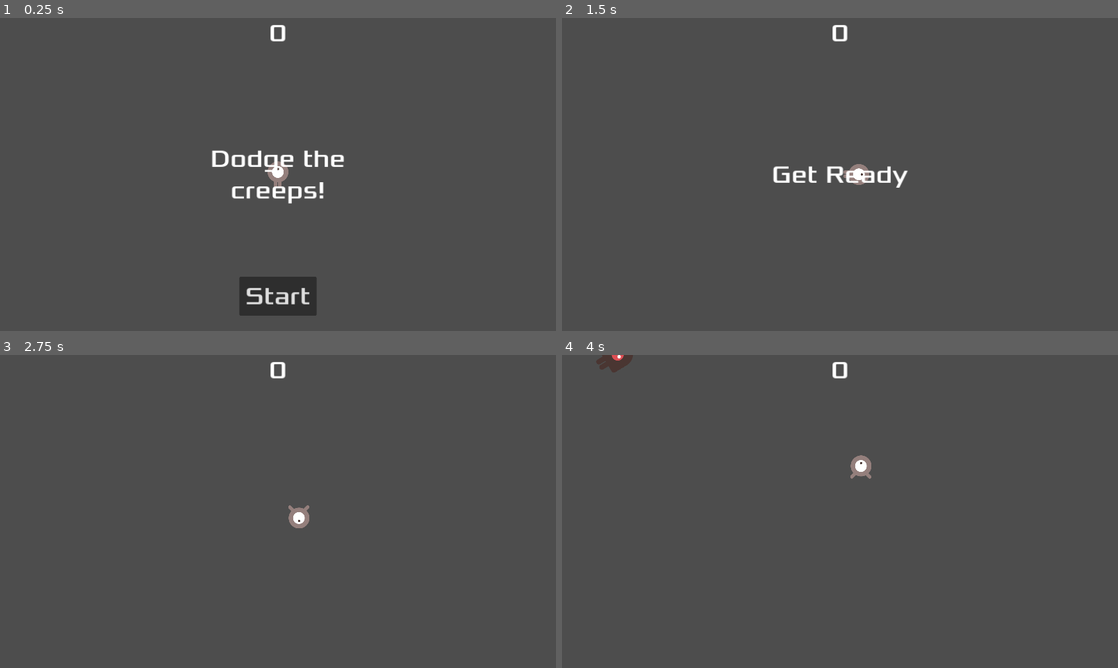
Above: before the commit, frames 1-4 (two rows, left to right).
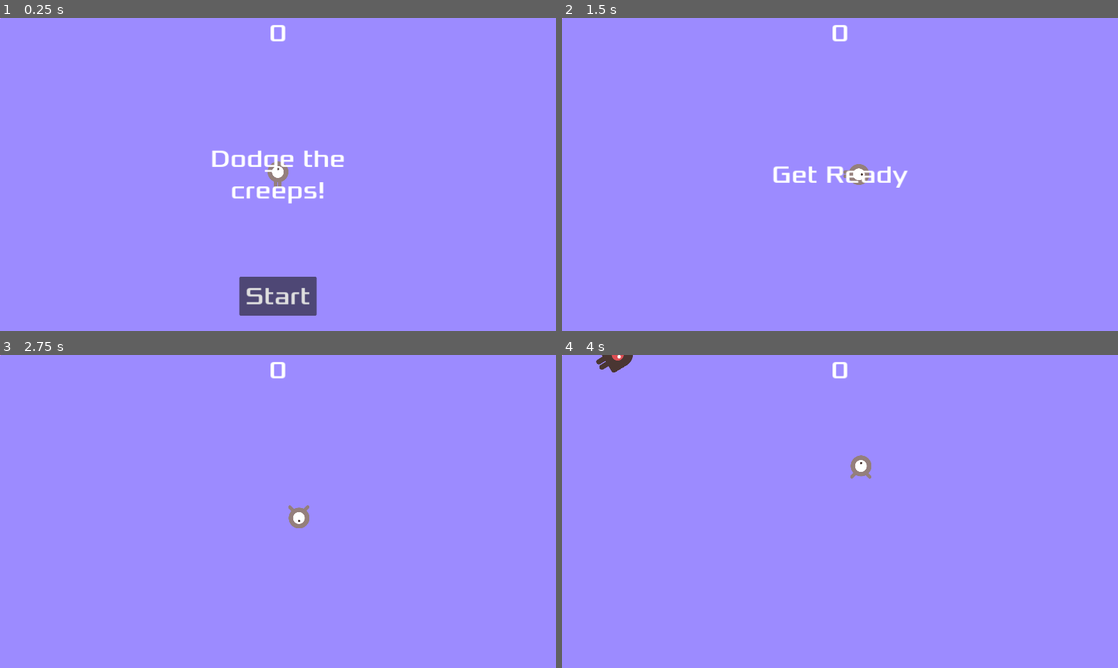
Above: after the commit, the same moments.

Repository: eli0lson/StarterGame
Game: Godot game, scene res://mainScene/main.tscn
The game is run twice, just before and just after one commit, with the same random seed, the same clock (stepped at 60 frames per second) and the same inputs.
Inputs:
- Up to frame 1 (0.25 s): no input
- Up to frame 2 (1.5 s): click "Start" at 0.5 s; tap Enter at 1.25 s; hold D (move_right) from 1.28 s (still down)
- Up to frame 3 (2.75 s): tap Space at 2 s; release D (move_right) at 2.03 s; hold S (move_down) from 2.03 s (still down)
- Up to frame 4 (4 s): release S (move_down) at 2.78 s; hold D (move_right) 2.78-3.53 s; hold W (move_up) from 3.53 s (still down)

The runs differ from the first frame. In frame 1, 99% of the frame differs, in the area x 0-100%, y 0-100%; in frame 2, 99%; in frame 3, 100%; in frame 4, 99%.

Commit message:
Add some sounds and change stats

Diff:
--- a/hud/hud.tscn
+++ b/hud/hud.tscn
@@ -1,7 +1,13 @@
-[gd_scene load_steps=3 format=3 uid="uid://i4tgixgnogga"]
+[gd_scene load_steps=5 format=3 uid="uid://i4tgixgnogga"]
 
 [ext_resource type="Script" path="res://hud/hud.gd" id="1_hdtuy"]
 [ext_resource type="FontFile" uid="uid://brjq3qgrql673" path="res://fonts/Xolonium-Regular.ttf" id="2_6bl0d"]
+
+[sub_resource type="InputEventAction" id="InputEventAction_ke15g"]
+action = &"start_game"
+
+[sub_resource type="Shortcut" id="Shortcut_2alhe"]
+events = [SubResource("InputEventAction_ke15g")]
 
 [node name="HUD" type="CanvasLayer"]
 script = ExtResource("1_hdtuy")
@@ -55,6 +61,7 @@
 size_flags_vertical = 8
 theme_override_fonts/font = ExtResource("2_6bl0d")
 theme_override_font_sizes/font_size = 64
+shortcut = SubResource("Shortcut_2alhe")
 text = "Start"
 
 [node name="MessageTimer" type="Timer" parent="."]
--- a/mainScene/main.gd
+++ b/mainScene/main.gd
@@ -3,7 +3,7 @@
 var screen_size
 @export var mob_scene: PackedScene
 @export var projectile2_scene: PackedScene
-@export var item_scene: PackedScene
+@export var pickup_scene: PackedScene
 var score
 
 var can_shoot = true
@@ -57,6 +57,13 @@
 	$MobTimer.stop()
 	$HUD.show_game_over()
 	$Mob.game_over()
+	$PickupTimer.stop()
+
+	$DeathSound.play()
+
+	get_tree().call_group("mobs", "queue_free")
+	get_tree().call_group("pickups", "queue_free")
+
 	game_is_over = true
 
 func new_game():
@@ -103,7 +110,7 @@
 	#$ScoreTimer.start()
 	$MobTimer.start()
 	game_is_over = false
-	$ItemTimer.start()
+	$PickupTimer.start()
 
 func _on_shot_timer_timeout():
 	if "fire_rate" in Stats.stats:
@@ -113,5 +120,6 @@
 
 
 func _on_item_timer_timeout() -> void:
-	var item = item_scene.instantiate()
-	add_child(item)
+	print('wtf')
+	var pickup = pickup_scene.instantiate()
+	add_child(pickup)
--- a/mainScene/main.tscn
+++ b/mainScene/main.tscn
@@ -1,12 +1,13 @@
-[gd_scene load_steps=10 format=3 uid="uid://00ago5m33nym"]
+[gd_scene load_steps=11 format=3 uid="uid://00ago5m33nym"]
 
 [ext_resource type="Script" path="res://mainScene/main.gd" id="1_g404o"]
 [ext_resource type="PackedScene" uid="uid://bv3smscm5bpsa" path="res://mob/mob.tscn" id="2_dlbg0"]
-[ext_resource type="PackedScene" uid="uid://5qwkybn13p74" path="res://projectile_2.tscn" id="3_bux4m"]
+[ext_resource type="PackedScene" uid="uid://5qwkybn13p74" path="res://projectile/projectile_2.tscn" id="3_bux4m"]
 [ext_resource type="PackedScene" uid="uid://i4tgixgnogga" path="res://hud/hud.tscn" id="4_k2am7"]
-[ext_resource type="PackedScene" uid="uid://dam5fp7qa7qjs" path="res://pickup.tscn" id="4_pv7v5"]
+[ext_resource type="PackedScene" uid="uid://dam5fp7qa7qjs" path="res://pickups/pickup.tscn" id="4_pv7v5"]
 [ext_resource type="PackedScene" uid="uid://beagqcu70fdyw" path="res://newPlayer/character_body_2d.tscn" id="5_j2m48"]
 [ext_resource type="PackedScene" uid="uid://ckcbv6nyn23cj" path="res://mainScene/static_body_2d.tscn" id="5_ywqbw"]
+[ext_resource type="AudioStream" uid="uid://bks2eoe3u84c3" path="res://art/gameover.wav" id="8_gggmv"]
 
 [sub_resource type="Curve2D" id="Curve2D_k06y5"]
 _data = {
@@ -20,7 +21,15 @@
 script = ExtResource("1_g404o")
 mob_scene = ExtResource("2_dlbg0")
 projectile2_scene = ExtResource("3_bux4m")
-item_scene = ExtResource("4_pv7v5")
+pickup_scene = ExtResource("4_pv7v5")
+
+[node name="ColorRect" type="ColorRect" parent="."]
+anchors_preset = 15
+anchor_right = 1.0
+anchor_bottom = 1.0
+grow_horizontal = 2
+grow_vertical = 2
+color = Color(0.612777, 0.544698, 1, 1)
 
 [node name="MobTimer" type="Timer" parent="."]
 wait_time = 0.5
@@ -60,8 +69,11 @@
 [node name="ShotTimer" type="Timer" parent="."]
 wait_time = 0.33
 
-[node name="ItemTimer" type="Timer" parent="."]
+[node name="PickupTimer" type="Timer" parent="."]
 wait_time = 5.0
+
+[node name="DeathSound" type="AudioStreamPlayer2D" parent="."]
+stream = ExtResource("8_gggmv")
 
 [connection signal="timeout" from="MobTimer" to="." method="_on_mob_timer_timeout"]
 [connection signal="timeout" from="ScoreTimer" to="." method="_on_score_timer_timeout"]
@@ -69,4 +81,4 @@
 [connection signal="start_game" from="HUD" to="." method="new_game"]
 [connection signal="hit" from="PhysicsPlayer" to="." method="game_over"]
 [connection signal="timeout" from="ShotTimer" to="." method="_on_shot_timer_timeout"]
-[connection signal="timeout" from="ItemTimer" to="." method="_on_item_timer_timeout"]
+[connection signal="timeout" from="PickupTimer" to="." method="_on_item_timer_timeout"]
--- /dev/null
+++ b/miscSingletons/mob_death_sound.tscn
@@ -0,0 +1,7 @@
+[gd_scene load_steps=2 format=3 uid="uid://i6fscky8r85g"]
+
+[ext_resource type="AudioStream" uid="uid://bd57fmvow5j0y" path="res://art/squishyShot.mp3" id="1_4b0b5"]
+
+[node name="MobDeathSound" type="AudioStreamPlayer"]
+stream = ExtResource("1_4b0b5")
+max_polyphony = 5
--- /dev/null
+++ b/miscSingletons/score.gd
@@ -0,0 +1,15 @@
+extends Node
+
+@export var score = 0
+
+# Called when the node enters the scene tree for the first time.
+func _ready() -> void:
+	pass # Replace with function body.
+
+
+# Called every frame. 'delta' is the elapsed time since the previous frame.
+func _process(delta: float) -> void:
+	pass
+
+func set_score(new_score):
+	score = new_score
--- /dev/null
+++ b/miscSingletons/stats.gd
@@ -0,0 +1,17 @@
+extends Node
+
+
+@export var projectile_image = "up"
+@export var stats: Dictionary
+
+# Called when the node enters the scene tree for the first time.
+func _ready() -> void:
+	stats = {}
+
+# Called every frame. 'delta' is the elapsed time since the previous frame.
+func _process(delta: float) -> void:
+	pass
+
+func update_stat(modifier):
+	for key in modifier:
+		stats[key] = modifier[key]
--- a/mob/mob.gd
+++ b/mob/mob.gd
@@ -1,7 +1,15 @@
 extends RigidBody2D
 
 signal score
-var health = 10
+var health = 20
+
+const shot_sounds = [
+	"res://art/squishyShot.mp3",
+	"res://art/shot1.mp3",
+	"res://art/shot2.mp3",
+	"res://art/shot3.mp3",
+	"res://art/shot4.mp3"
+]
 
 # Called when the node enters the scene tree for the first time.
 func _ready() -> void:
@@ -20,10 +28,21 @@
 func game_over():
 	hide()
 
+func play_sound():
+	var sound = shot_sounds[randi_range(0, shot_sounds.size() - 1)]
+	MobDeathSound.stream = load(sound)
+	#print(MobDeathSound.playing)
+
+	MobDeathSound.play()
+
+
 
 func ouch(damage_amount):
+	play_sound()
 	print("hey")
 	health -= damage_amount
+
+
 	if health <= 0:
 		hide()
 		Score.set_score(Score.score + 1)
--- a/mob/mob.tscn
+++ b/mob/mob.tscn
@@ -48,7 +48,7 @@
 radius = 36.0
 height = 96.0
 
-[node name="Mob" type="RigidBody2D"]
+[node name="Mob" type="RigidBody2D" groups=["mobs"]]
 collision_layer = 13
 collision_mask = 0
 gravity_scale = 0.0
--- a/newPlayer/character_body_2d.gd
+++ b/newPlayer/character_body_2d.gd
@@ -89,6 +89,5 @@
 func ouch():
 	#pass
 	hide()
-	print("HIT")
 	hit.emit()
 	$CollisionShape2D.set_deferred("disabled", true)
--- /dev/null
+++ b/pickups/pickup.gd
@@ -0,0 +1,44 @@
+extends Area2D
+
+@export var id: int = 0
+var modifiers
+
+# Called when the node enters the scene tree for the first time.
+func _ready() -> void:
+	var file_as_text = FileAccess.get_file_as_string("res://modifiers.txt")
+	#print(file_as_text)
+	var json = JSON.new()
+	var parse_return = json.parse(file_as_text)
+	modifiers = json.data
+
+	id = randi_range(0, modifiers.size() - 1)
+	$Sprite2D.texture = load(modifiers[id]["sprite_path"])
+
+	var vp = get_viewport().size
+	position = Vector2(randf_range(20, vp.x - 20), randf_range(20, vp.y - 20))
+
+	show()
+# Called every frame. 'delta' is the elapsed time since the previous frame.
+func _process(delta: float) -> void:
+	pass
+
+func _on_area_entered(area: Area2D) -> void:
+	hide()
+	queue_free()
+	$CollisionShape2D.set_deferred("disabled", true)
+	Stats.update_stat(id)
+#
+#func set_sprite(path) -> void:
+	#$Sprite2D.texture = load(path)
+
+
+func _on_body_entered(body: Node2D) -> void:
+	hide()
+	queue_free()
+	$CollisionShape2D.set_deferred("disabled", true)
+
+	print(modifiers, modifiers[id])
+	if modifiers != null && modifiers[id] != null:
+		var modifier = modifiers[id]["modifier"]
+
+		Stats.update_stat(modifier)
--- /dev/null
+++ b/pickups/pickup.tscn
@@ -0,0 +1,27 @@
+[gd_scene load_steps=4 format=3 uid="uid://dam5fp7qa7qjs"]
+
+[ext_resource type="Script" path="res://pickups/pickup.gd" id="1_hobxu"]
+[ext_resource type="Texture2D" uid="uid://f8j5j8tiq2to" path="res://art/projectile.png" id="2_7trlx"]
+
+[sub_resource type="CapsuleShape2D" id="CapsuleShape2D_dbsj5"]
+radius = 24.0
+height = 48.0
+
+[node name="Pickup" type="Area2D" groups=["pickups"]]
+light_mask = 8
+visibility_layer = 8
+collision_layer = 16
+collision_mask = 16
+script = ExtResource("1_hobxu")
+
+[node name="Sprite2D" type="Sprite2D" parent="."]
+light_mask = 2
+visibility_layer = 2
+scale = Vector2(0.3, 0.3)
+texture = ExtResource("2_7trlx")
+
+[node name="CollisionShape2D" type="CollisionShape2D" parent="."]
+shape = SubResource("CapsuleShape2D_dbsj5")
+
+[connection signal="area_entered" from="." to="." method="_on_area_entered"]
+[connection signal="body_entered" from="." to="." method="_on_body_entered"]
--- a/project.godot
+++ b/project.godot
@@ -17,8 +17,9 @@
 
 [autoload]
 
-Score="*res://score.gd"
-Stats="*res://stats.gd"
+Score="*res://miscSingletons/score.gd"
+Stats="*res://miscSingletons/stats.gd"
+MobDeathSound="*res://miscSingletons/mob_death_sound.tscn"
 
 [display]
 
@@ -68,3 +69,8 @@
 "events": [Object(InputEventKey,"resource_local_to_scene":false,"resource_name":"","device":-1,"window_id":0,"alt_press …(195 unchanged characters)…
 ]
 }
+start_game={
+"deadzone": 0.5,
+"events": [Object(InputEventKey,"resource_local_to_scene":false,"resource_name":"","device":-1,"window_id":0,"alt_pressed":false,"shift_pressed":false,"ctrl_pressed":false,"meta_pressed":false,"pressed":false,"keycode":0,"physical_keycode":32,"key_label":0,"unicode":32,"location":0,"echo":false,"script":null)
+]
+}
--- /dev/null
+++ b/projectile/projectile_2.gd
@@ -0,0 +1,42 @@
+extends CharacterBody2D
+
+const SPEED = 500.0
+var DMG = 5
+
+var shot_vector = Vector2.ZERO
+
+func _ready():
+	if "projectile_image" in Stats.stats:
+		$AnimatedSprite2D.animation = Stats.stats["projectile_image"]
+	if "damage" in Stats.stats:
+		DMG = Stats.stats["damage"]
+	shot_vector = Vector2.ZERO
+
+func _physics_process(delta: float) -> void:
+	var collision = move_and_collide(shot_vector * delta)
+	if collision:
+		collision.get_collider().ouch(DMG)
+		despawn()
+
+
+func fire(input, character_velocity, delta):
+	show()
+	$AnimatedSprite2D.play()
+
+	if input + character_velocity != Vector2.ZERO:
+		input += (character_velocity.normalized() * .2)
+
+	shot_vector = velocity.move_toward(input * SPEED, delta * 100000)
+	#velocity = velocity.move_toward(shot_vector, delta)
+	#move_and_slide()
+
+func _on_visible_on_screen_enabler_2d_screen_exited() -> void:
+	despawn()
+
+func despawn():
+	$AnimatedSprite2D.stop()
+	hide()
+	queue_free()
+
+func set_sprite(path):
+	$AnimatedSprite2D.animation = path
--- /dev/null
+++ b/projectile/projectile_2.tscn
@@ -0,0 +1,25 @@
+[gd_scene load_steps=4 format=3 uid="uid://5qwkybn13p74"]
+
+[ext_resource type="Script" path="res://projectile/projectile_2.gd" id="1_jpfub"]
+[ext_resource type="SpriteFrames" uid="uid://ch677oofismxv" path="res://oldPlayer/player.tres" id="2_q3u5u"]
+
+[sub_resource type="CircleShape2D" id="CircleShape2D_klkfh"]
+
+[node name="Projectile2" type="CharacterBody2D"]
+collision_layer = 8
+collision_priority = 2.0
+motion_mode = 1
+script = ExtResource("1_jpfub")
+metadata/_edit_group_ = true
+
+[node name="CollisionShape2D" type="CollisionShape2D" parent="."]
+shape = SubResource("CircleShape2D_klkfh")
+
+[node name="AnimatedSprite2D" type="AnimatedSprite2D" parent="."]
+scale = Vector2(0.2, 0.2)
+sprite_frames = ExtResource("2_q3u5u")
+animation = &"up"
+
+[node name="VisibleOnScreenEnabler2D" type="VisibleOnScreenEnabler2D" parent="."]
+
+[connection signal="screen_exited" from="VisibleOnScreenEnabler2D" to="." method="_on_visible_on_screen_enabler_2d_screen_exited"]
Not shown, added: art/shot1.mp3.import
Not shown, added: art/shot2.mp3.import
Not shown, added: art/shot3.mp3.import
Not shown, added: art/shot4.mp3.import
Not shown, added: art/squishyShot.mp3.import
Not shown, changed: modifiers.txt
Not shown, added: art/shot1.mp3
Not shown, added: art/shot2.mp3
Not shown, added: art/shot3.mp3
Not shown, added: art/shot4.mp3
Not shown, added: art/squishyShot.mp3
